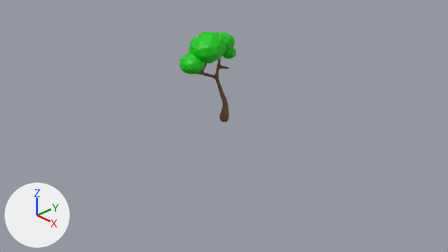
Renders of the Blender file assets/3D/environtment/tree/tree.blend from each side of a commit.
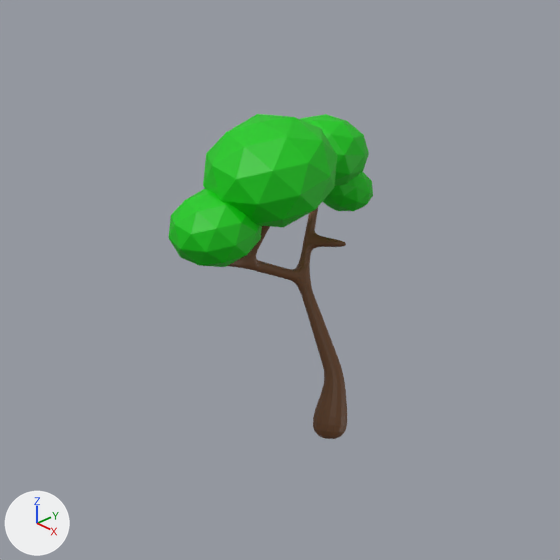
Old and new are each drawn from the file's camera 'Camera' and again close up on the part from 30% to 64% of the width and 0% to 62% of the height. Arrows for +X, +Y and +Z are at lower left; the lights stay in place. The first two pictures are the older version.
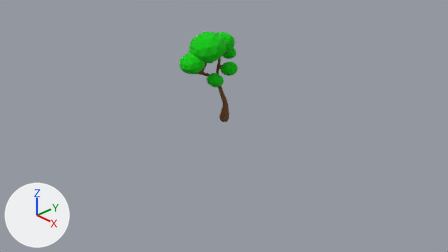
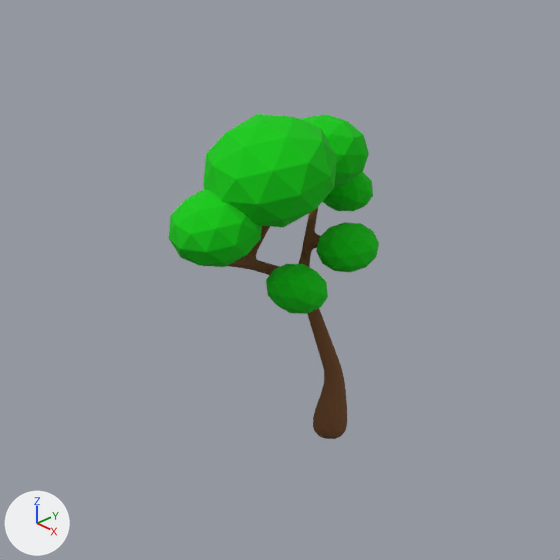
The change in detail:
In material 'Daun' (mat_daun), roughness goes from 0.5 to 1.0.
Object 'Icosphere.006' (ob_icosphere_006) is new; it shows a copy of the mesh of ob_icosphere_003.
Its location is (-0.067, 0.2, 0.971).
Its rotation in degrees is (2.3, -7.9, -6.1).
Its scale is (0.156, 0.156, 0.123).
Object 'Icosphere.005' (ob_icosphere_005) is new; it shows a copy of the mesh of ob_icosphere_003.
Its location is (-0.061, -0.144, 0.851).
Its rotation in degrees is (-28, -10, -1.2).
Its scale is (0.156, 0.156, 0.123).

What differs and where, as boxes [x1, y1, x2, y2] in the close-ups (560 x 560 px):
'Icosphere.003', surface changed
    both: [204, 114, 337, 227]
'Icosphere', surface changed
    both: [169, 189, 262, 267]
'Icosphere.006', added (green)
    after: [316, 222, 379, 272]
'Icosphere.005', added (green)
    after: [266, 264, 328, 314]
'Icosphere.001', surface changed
    both: [300, 114, 369, 186]
'Icosphere.002', surface changed
    both: [322, 171, 373, 211]
